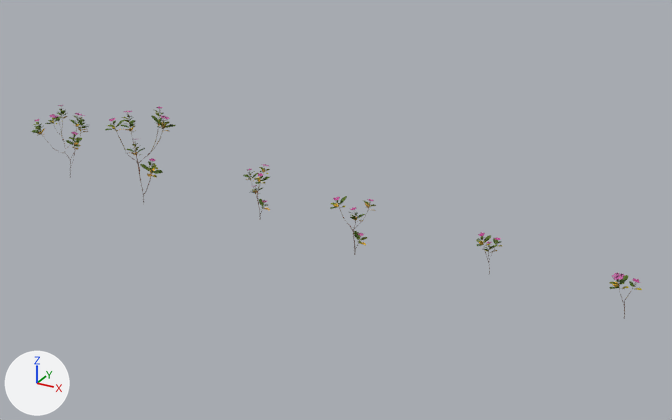
Before and after pictures for a commit that changed the glTF model assets/3d/dungeons/b3_industrial_candidates/v2_wildflower_colony/props/f3_v2_wildflower_colony.glb.
Camera for both pictures: a 50 mm camera at (1.75, -2.91, 1.6) aimed at (0.13, 0.05, 0.13). Arrows for +X, +Y and +Z are at lower left; the lights stay in place. The picture after the commit comes second. Where no turn or scale is listed for an object, it has been applied to the vertices. Vertices at exactly the same position are counted once.

In view in the first picture: 'f3_v2_polyhaven_periwinkle_plant_surface'.
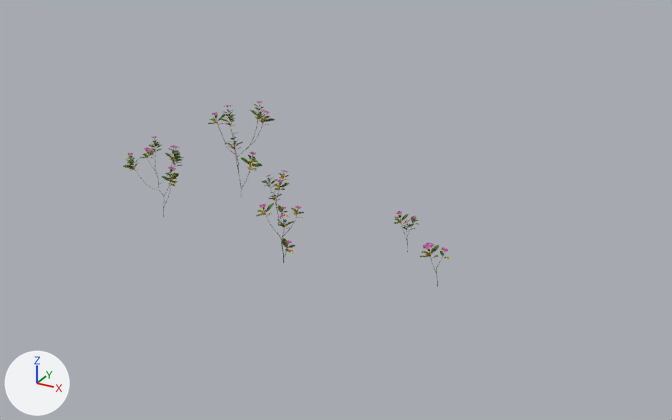
Patch to the scene script:
```diff
--- a/assets/3d/dungeons/b3_industrial_candidates/v2_wildflower_colony/props/f3_v2_wildflower_colony.glb.py
+++ b/assets/3d/dungeons/b3_industrial_candidates/v2_wildflower_colony/props/f3_v2_wildflower_colony.glb.py
@@ me_tree @@
 # used by ob_f3_v2_polyhaven_periwinkle_plant_surface; location = (0.259, -0.045, 0.0)
-me_tree.from_pydata(...)  # 21799 vertices, 34350 faces; spans x -1.64..1.07, y -0.12..0.23, z 0.0..0.42
+me_tree.from_pydata(...)  # 21799 vertices, 34350 faces; spans x -0.78..0.63, y -0.09..0.57, z 0.0..0.42
+# me_tree part 1: the loose piece of 66 vertices spanning x 1.02..1.04, y 0.0..0.01, z 0.0..0.13 is moved by (-0.44, 0.1, 0.0)
+# me_tree part 2: the loose piece of 55 vertices spanning x 0.99..1.02, y 0.0..0.04, z 0.12..0.15 is moved by (-0.44, 0.1, 0.0)
+# me_tree part 3: the loose piece of 121 vertices spanning x 1.03..1.06, y -0.01..0.03, z 0.15..0.16 is moved by (-0.44, 0.1, 0.0)
+# me_tree part 4: the loose piece of 123 vertices spanning x 0.97..1.01, y -0.03..0.01, z 0.16 is moved by (-0.44, 0.1, 0.0)
+# me_tree part 5: all 5763 vertices in x -1.14..-0.9, y -0.12..0.11, z 0.0..0.42 are moved by (0.53, 0.46, 0.0)
+# me_tree part 6: all 7176 vertices in x -1.64..-1.43, y -0.04..0.23, z 0.0..0.33 are moved by (0.86, 0.05, 0.0)
+# me_tree part 7: all 3373 vertices in x -0.58..-0.45, y 0.04..0.16, z 0.0..0.25 are moved by (0.31, 0.17, 0.0)
+# me_tree part 8: all 1951 vertices in x 0.46..0.55, y 0.04..0.15, z 0.0..0.17 are moved by (-0.14, 0.22, 0.0)
+# other edits to the shape of me_tree do not show in these pictures
 me_tree.materials.append(mat_f3_v2_polyhaven_periwinkle_plant)
@@ ob_f3_v2_polyhaven_periwinkle_plant_surface @@
 ob_f3_v2_polyhaven_periwinkle_plant_surface = bpy.data.objects.new('f3_v2_polyhaven_periwinkle_plant_surface', me_tree)
-ob_f3_v2_polyhaven_periwinkle_plant_surface.location = (0.259, -0.045, 0.0)
+ob_f3_v2_polyhaven_periwinkle_plant_surface.location = (0.054, -0.235, 0.0)
```

Location of each change, [x1, y1, x2, y2] in pixels of the pictures (672 x 420 px; the box of a moved part takes in the faces that stretch with it):
'f3_v2_polyhaven_periwinkle_plant_surface', reshaped, moved (46% narrower, 13% shorter): before [31, 105, 642, 319]; after [123, 101, 450, 287]
part 1 of me_tree, moved or reshaped: before [624, 288, 633, 319]; after [436, 256, 443, 287]
part 2 of me_tree, moved or reshaped: before [619, 275, 628, 286]; after [430, 245, 439, 255]
part 3 of me_tree, moved or reshaped: before [632, 278, 640, 283]; after [441, 247, 448, 252]
part 4 of me_tree, moved or reshaped: before [612, 273, 624, 280]; after [423, 243, 434, 249]
part 5 of me_tree, moved or reshaped: before [105, 107, 176, 202]; after [208, 101, 275, 188]
part 6 of me_tree, moved or reshaped: before [31, 105, 89, 178]; after [123, 136, 185, 217]
part 7 of me_tree, moved or reshaped: before [243, 164, 270, 219]; after [261, 170, 290, 226]
part 8 of me_tree, moved or reshaped: before [476, 232, 502, 275]; after [394, 211, 419, 252]
